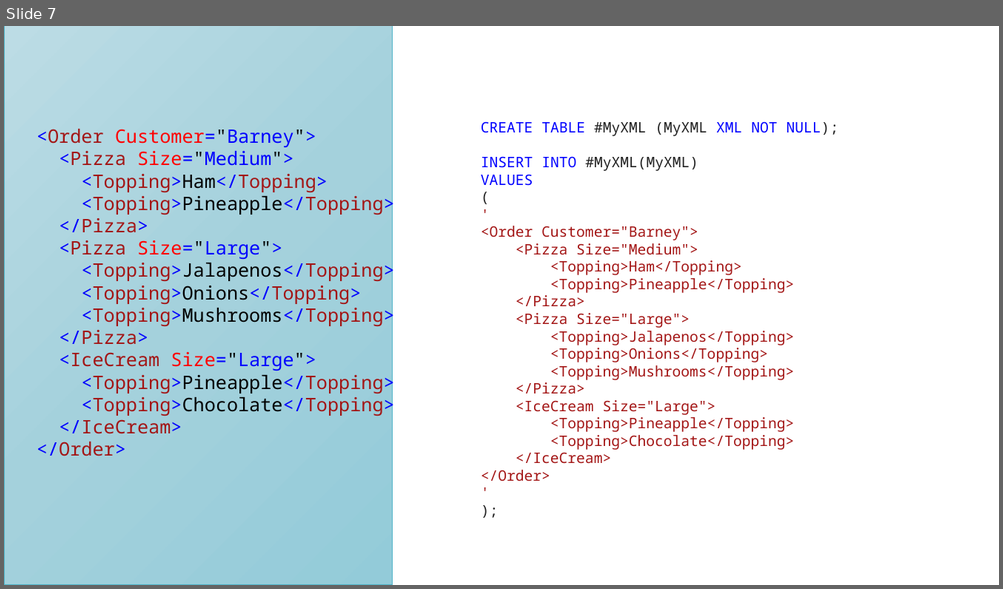
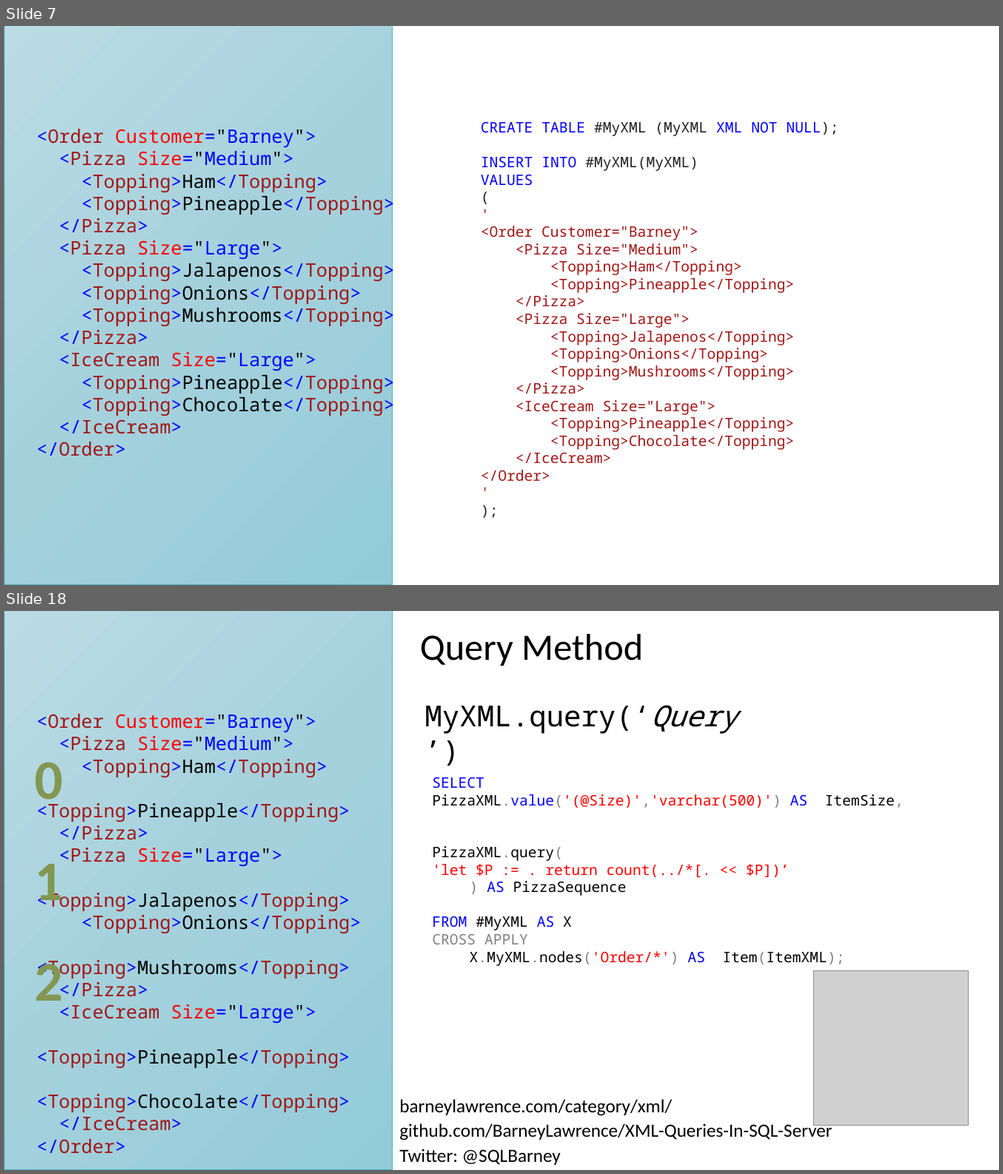
Before and after one commit to BarneyLawrence/XML-Queries-In-SQL-Server, a slide deck: Lightning Talk - An Introduction to Querying XML With T-SQL.pptx. Shown one above the other, each under a label of ours: slide 7 before the commit, slides 7 and 18 after it; the slides between them are not shown. The pictures are 1003x589 and 1003x1174 pixels, drawn with LibreOffice and Linux fonts; fonts in the diff are those of the drawing; grey boxes stand for pictures. Boxes give left, top, right and bottom in pixels: in the first picture for what was removed or moved away, otherwise in the second. Text is boxed around its words. In the diff, an @@ line names an element or a change of style, - is before the commit and + after.

```diff
--- a/Lightning Talk - An Introduction to Querying XML With T-SQL.pptx
+++ b/Lightning Talk - An Introduction to Querying XML With T-SQL.pptx
@@ slide 18 added at (4, 611, 999, 1170), background #FFFFFF @@
@@ rectangle added at (4, 611, 392, 1170), fill gradient #BDDCE5 to #A5D1DD to #94CBD9, outline #50B4C8 0.75 pt @@
@@ text added at (420, 634, 643, 666), 36 pt, text #000000 @@
+Query Method
@@ text added at (37, 714, 361, 1154), 18 pt, text #A31515 @@
+<Order Customer="Barney">
+<Pizza Size="Medium">
+<Topping>Ham</Topping>
+<Topping>Pineapple</Topping>
+</Pizza>
+<Pizza Size="Large">
+<Topping>Jalapenos</Topping>
+<Topping>Onions</Topping>
+<Topping>Mushrooms</Topping>
+</Pizza>
+<IceCream Size="Large">
+<Topping>Pineapple</Topping>
+<Topping>Chocolate</Topping>
+</IceCream>
+</Order>
@@ text added at (424, 705, 737, 734), 28 pt, text #000000 @@
+MyXML.query(‘Query’)
@@ text added at (34, 762, 62, 812), 54 pt, text #839753, bold @@
+0
@@ text added at (432, 777, 903, 966), 14 pt, text #000000 @@
+SELECT
+PizzaXML.value('(@Size)','varchar(500)') AS ItemSize,
+PizzaXML.query(
+'let $P := . return count(../*[. << $P])’
+) AS PizzaSequence
+FROM #MyXML AS X
+CROSS APPLY
+X.MyXML.nodes('Order/*') AS Item(ItemXML);
@@ text added at (34, 854, 62, 907), 54 pt, text #839753, bold @@
+1
@@ text added at (34, 961, 62, 1014), 54 pt, text #839753, bold @@
+2
@@ picture added at (814, 971, 968, 1126) @@
@@ text added at (399, 1099, 671, 1116), 18 pt, text #000000 @@
+barneylawrence.com/category/xml/
@@ text added at (399, 1122, 831, 1141), 18 pt, text #000000 @@
+github.com/BarneyLawrence/XML-Queries-In-SQL-Server
@@ text added at (399, 1149, 560, 1165), 18 pt, text #000000 @@
+Twitter: @SQLBarney
```
Also in this commit, not shown: 8 slides changed, 3 other slides added, 1 other file.
